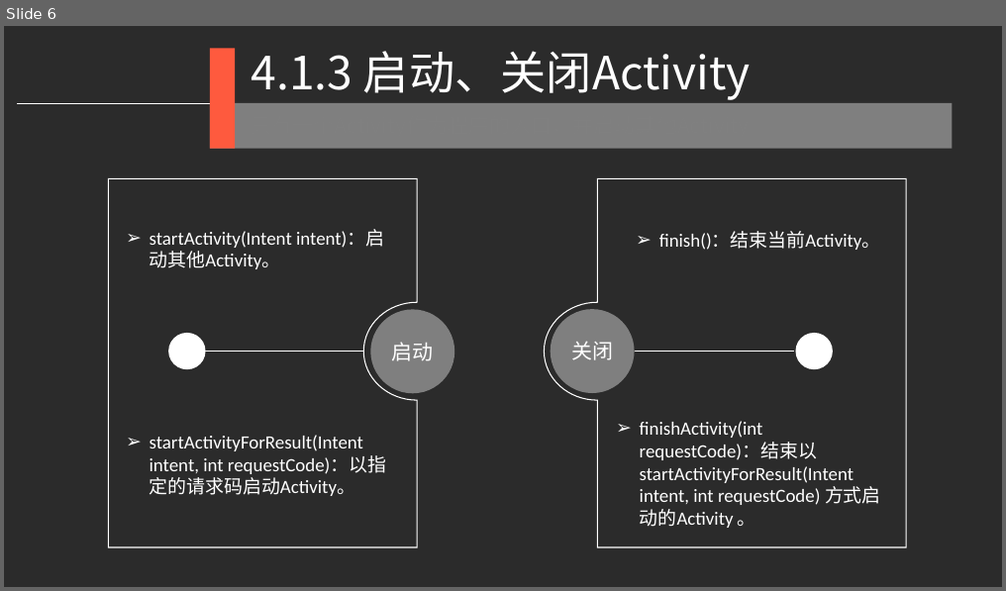
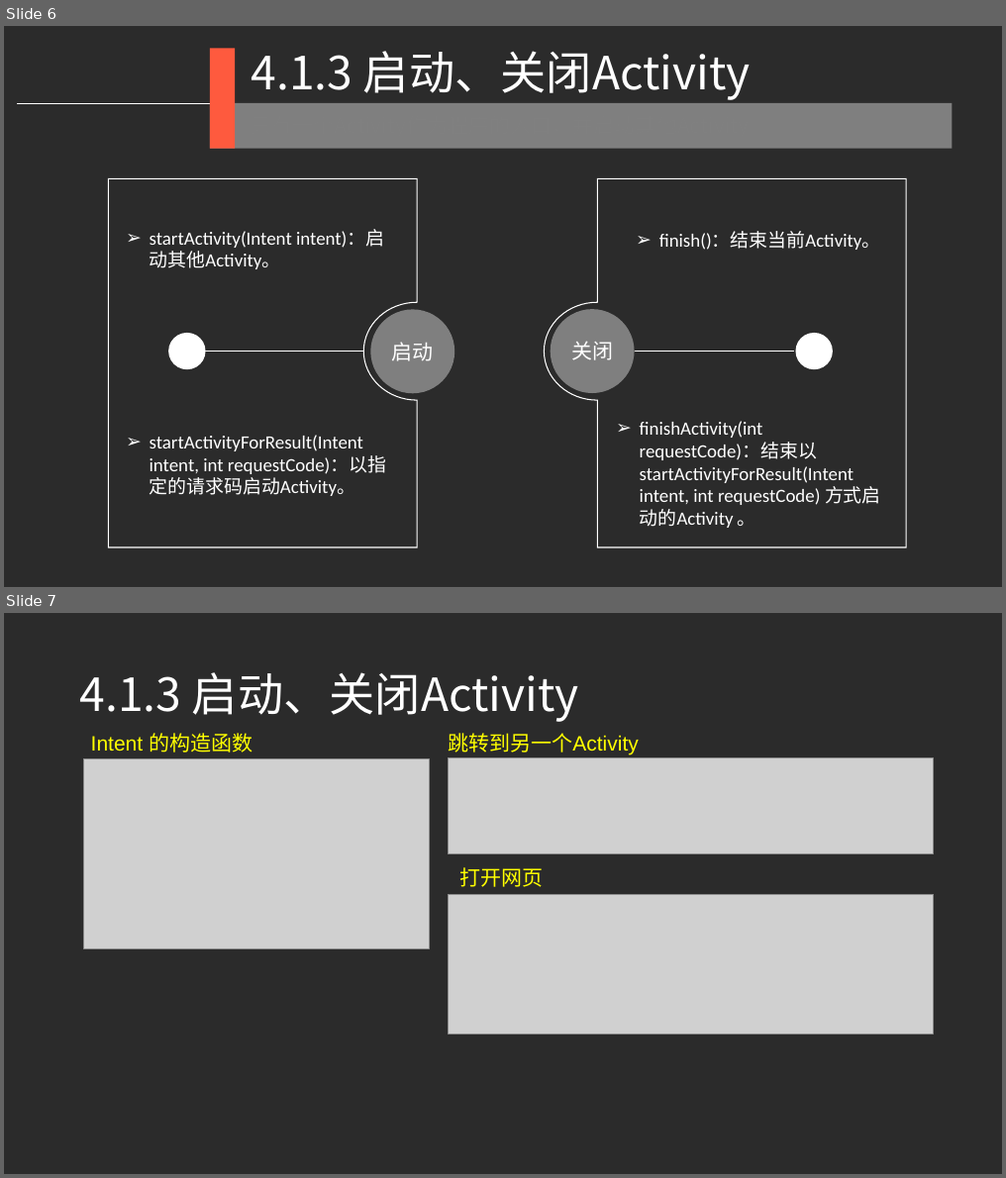
Before and after one commit to djuanbei/18Android1, a slide deck: ppt/ch4.pptx. Shown one above the other, each under a label of ours: slide 6 before the commit, slides 6 and 7 after it. The pictures are 1006x591 and 1006x1178 pixels, drawn with LibreOffice and Linux fonts; fonts in the diff are those of the drawing; grey boxes stand for pictures; background and template pictures are left out; a plain dark background stands for a picture behind light text. Boxes give left, top, right and bottom in pixels: in the first picture for what was removed or moved away, otherwise in the second. Text is boxed around its words. In the diff, an @@ line names an element or a change of style, - is before the commit and + after.

Commit message:
ok

```diff
--- a/ppt/ch4.pptx
+++ b/ppt/ch4.pptx
@@ slide 7 added at (x1=4, y1=613, x2=1002, y2=1174), background picture (left out) @@
@@ title added at (x1=80, y1=672, x2=579, y2=722), 44 pt, text #FFFFFF @@
+4.1.3 启动、关闭Activity
@@ picture added at (x1=84, y1=760, x2=430, y2=950) @@
@@ text added at (x1=91, y1=733, x2=252, y2=753), 20 pt, text #FFFF00 @@
+Intent 的构造函数
@@ text added at (x1=448, y1=733, x2=639, y2=756), 20 pt, text #FFFF00 @@
+跳转到另一个Activity
@@ picture added at (x1=449, y1=759, x2=934, y2=854) @@
@@ text added at (x1=460, y1=867, x2=544, y2=887), 20 pt, text #FFFF00 @@
+打开网页
@@ picture added at (x1=449, y1=894, x2=934, y2=1034) @@
```
Also in this commit, not shown: 1 slide changed.
